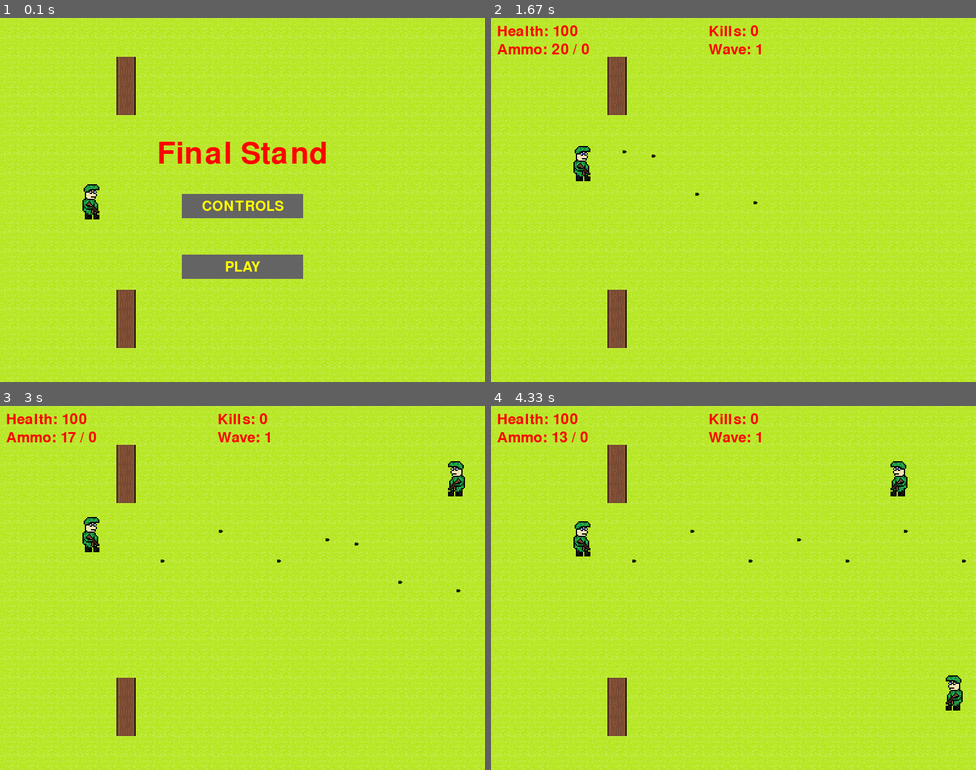
Above: before the commit, frames 1-4 (two rows, left to right).
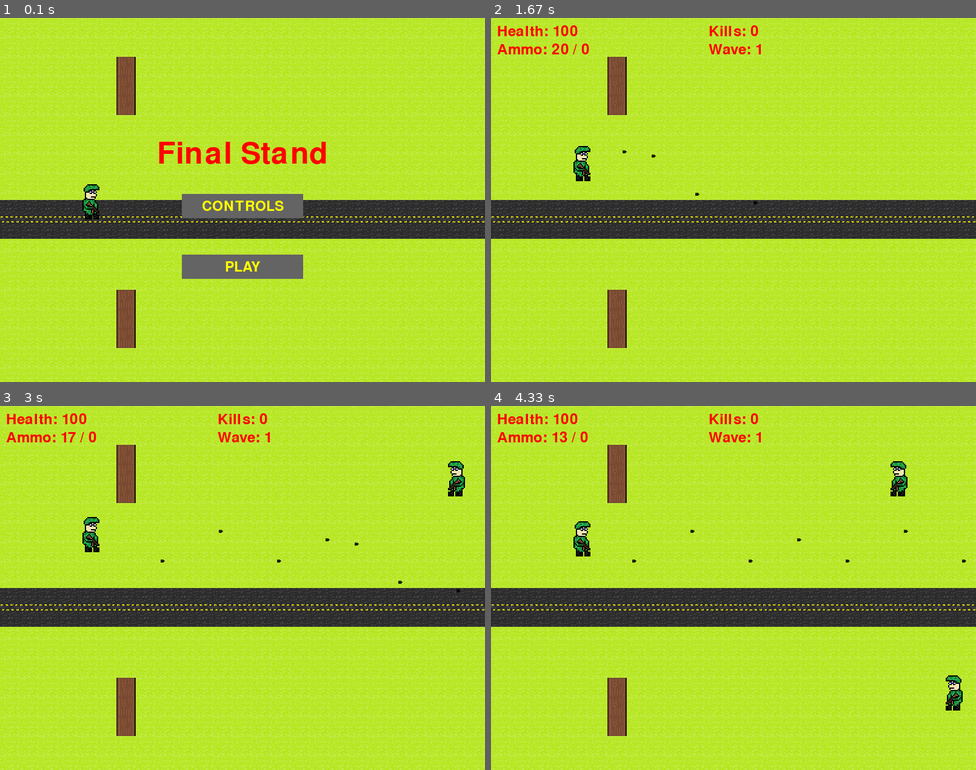
Above: after the commit, the same moments.

Repository: Killswitch5150/Final-Stand
Game: pygame game, started from main.py
Same seed, same stepped clock (60 frames per second), same inputs: the game is played once before the commit and once after it.
Inputs:
- Up to frame 1 (0.1 s): no input
- Up to frame 2 (1.67 s): click "PLAY" at 0.38 s; tap Space at 0.67, 1.07, 1.37, 1.57 s; hold Up 1-1.47 s; hold Down from 1.5 s (still down)
- Up to frame 3 (3 s): release Down at 1.8 s; hold Up 1.83-2.2 s; tap Space at 1.9, 2.3, 2.7 s; hold Down 2.23-2.6 s; hold Up 2.63-2.93 s; hold Down from 2.97 s (still down)
- Up to frame 4 (4.33 s): tap Space at 3.03, 3.37, 3.77, 4.17 s; release Down at 3.27 s; hold Up 3.3-3.67 s; hold Down 3.7-4.07 s; hold Up from 4.1 s (still down)

The runs differ from the first frame. In frame 1, 9.3% of the frame differs, in the area x 0-100%, y 50-61%; in frame 2, 11%; in frame 3, 11%; in frame 4, 11%.

Commit message:
-added a road sprite and tiling mechanic to draw a road in the middle of the screen.

Diff:
--- a/main.py
+++ b/main.py
@@ -27,6 +27,13 @@
     for x in range(0, width, tile_width):
             for y in range(0, height, tile_height):
                 window.blit(tile_image, (x, y))
+
+def create_road():
+    #window.blit(spr_road_top, (200, 300))
+    for x in range(0, 800, road_top_width):
+        window.blit(spr_road_top, (x, 300))
+    for x in range(0, 800, road_bottom_width):
+        window.blit(spr_road_bottom, (x, 332))
 
 def render_environment():
             #draw world elements for the background
@@ -36,6 +43,8 @@
             window.blit(spr_tree_image, (192, 448))
             window.blit(spr_tree_image, (192, 480))
             window.blit(spr_tree_image, (192, 512))
+            create_road()
+
 
 def screen_size(): #function used by the full screen toggling function
     global screen_size_choice_fullscreen, flags, window #access global vars
@@ -66,7 +75,7 @@
 
 def load_images(): #function to load game images
     #make global vars accessible
-    global tile_image, spr_player_image, spr_player_shooting_image, spr_player_shooting_mf_image, spr_tree_image, spr_enemy_image, spr_player_bullet, spr_ammo_image
+    global tile_image, spr_player_image, spr_player_shooting_image, spr_road_top, spr_road_bottom, spr_player_shooting_mf_image, spr_tree_image, spr_enemy_image, spr_player_bullet, spr_ammo_image
     if console_debugging: #debug output
             print('fetching assets')
     #define and provide paths to game assets to be loaded and scales
@@ -78,12 +87,15 @@
     spr_enemy_image = load_and_scale_image("sprites/enemy.png", scaling.normal)
     spr_player_bullet = load_and_scale_image("sprites/projectile.png", scaling.half)
     spr_ammo_image = load_and_scale_image("sprites/ammo.png", scaling.normal)
+    spr_road_top = load_and_scale_image("sprites/road.png", scaling.normal)
+    spr_road_bottom_sprite = load_and_scale_image("sprites/road.png", scaling.normal)
+    spr_road_bottom = pygame.transform.rotate(spr_road_bottom_sprite, -180.0)
     if console_debugging: #debug output
             print('assets fetched')
 
 def get_stats(): #function to calculate widths and heights
     #make global vars accessible
-    global tile_width, tile_height, player_width, player_height
+    global tile_width, tile_height, player_width, player_height, road_top_height, road_top_width, road_bottom_height, road_bottom_width
 
     #define width and height vars
     if console_debugging: #debug output
@@ -92,6 +104,10 @@
     tile_height = tile_image.get_height()
     player_width = spr_player_image.get_width()
     player_height = spr_player_image.get_height()
+    road_top_height = spr_road_top.get_height()
+    road_top_width = spr_road_top.get_width()
+    road_bottom_height = spr_road_bottom.get_height()
+    road_bottom_width = spr_road_bottom.get_width()
     if console_debugging: #debug output
             print('heights and widths calculated')
 
@@ -635,8 +651,8 @@
             game_over_screen(settings) #show the game over screen
 
         create_tiling() #creates the background
+        render_environment() #creates the game world
         player.draw(window) #creates the player
-        render_environment() #creates the game world
 
         #drawing bullets
         for bullet in bullets:
Binary file added: sprites/road.png
